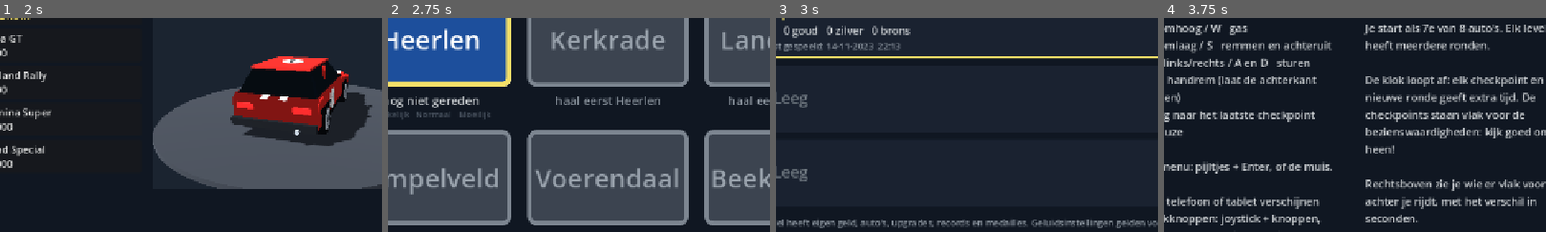
Above: before the commit, frames 1-4 (left to right).
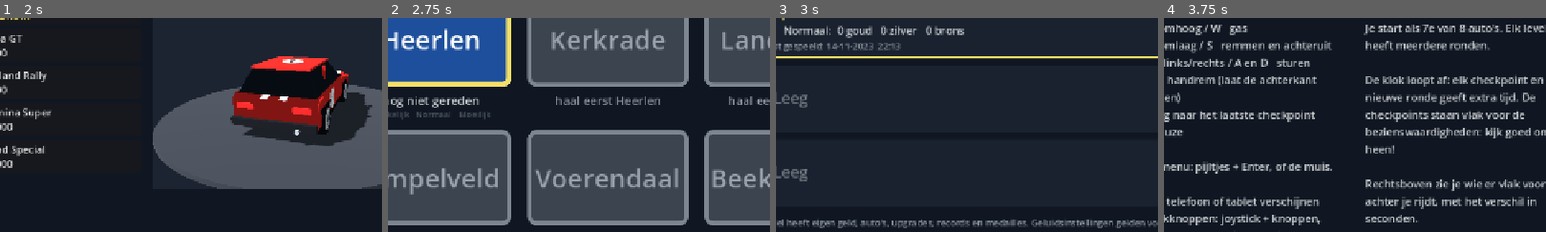
Above: after the commit, the same moments.

Repository: Clippie93/parkstad-racer
Game: Godot game, scene res://scenes/menu.tscn
The game is run twice, just before and just after one commit, with the same random seed, the same clock (stepped at 60 frames per second) and the same inputs. Sound files missing from this copy of the repository are replaced by a short silence.
Inputs:
- Up to frame 1 (2 s): click "Racen" at 0.5 s; click "Garage" at 1.25 s
- Up to frame 2 (2.75 s): click "Racen" at 2 s
- Up to frame 3 (3 s): click "Profiel" at 2.75 s
- Up to frame 4 (3.75 s): click "Uitleg" at 3.5 s
The pictures show only the part of the screen within x 10-60%, y 28-78%; the shares and areas given below are measured in that part.

Frames 1-2 are identical in both runs. In frame 3, 1.2% of the frame differs, in the area x 2-50%, y 3-10%; in frame 4, nothing differs.

Commit message:
Profielen: medailles van het huidige niveau tellen (niet het beste over alle niveaus)
Co-Authored-By: Claude Opus 5.5 <noreply@anthropic.com>

Diff:
--- a/scripts/game.gd
+++ b/scripts/game.gd
@@ -295,10 +295,12 @@
 
 # Samenvatting voor het profielscherm.
 func slot_info(i: int) -> Dictionary:
-    # per stad de beste medaille, op welke moeilijkheid dan ook
+    # per stad de medaille op het huidige niveau (zoals onder de steden in het Racen-menu);
+    # eerst telde de beste medaille op welk niveau dan ook, waardoor oude Makkelijk-goud
+    # de Normaal-resultaten verborg
     var medals := [0, 0, 0, 0]
     for lv in LEVELS:
-        medals[best_medal_any(String(lv["id"]), i)] += 1
+        medals[best_medal(String(lv["id"]), difficulty(), i)] += 1
     return {"name": profile_name(i), "money": int(_cfg.get_value(_sec("profile", i), "money", 0)),
         "gold": medals[3], "silver": medals[2], "bronze": medals[1],
         "last": int(_cfg.get_value(_sec("profile", i), "last", 0))}
--- a/scripts/menu.gd
+++ b/scripts/menu.gd
@@ -252,6 +252,15 @@
         if first_level != null:
             first_level.grab_focus()
 
+# Het profielscherm telt de medailles van het huidige niveau: na een ander niveau opnieuw opbouwen.
+func _rebuild_profile_page() -> void:
+    var at: int = profile_page.get_index()
+    profile_page.queue_free()
+    profile_page = _profile_page()
+    add_child(profile_page)
+    move_child(profile_page, at)
+    profile_page.visible = Game.menu_tab == "profile"
+
 func _profile_page() -> Control:
     var page := Control.new()
     page.set_anchors_preset(Control.PRESET_FULL_RECT)
@@ -305,7 +314,7 @@
         tag.add_theme_stylebox_override("normal", tsb)
         tag.size_flags_vertical = Control.SIZE_SHRINK_CENTER
         head.add_child(tag)
-    var line := "%s     %d goud   %d zilver   %d brons" % [Game.format_money(int(info["money"])), info["gold"], info["silver"], info["bronze"]]
+    var line := "%s     %s:  %d goud   %d zilver   %d brons" % [Game.format_money(int(info["money"])), Game.DIFFICULTIES[Game.difficulty()], info["gold"], info["silver"], info["bronze"]]
     var l2 := _label(line, 18, Color("cfd3d6"))
     l2.position = Vector2(26, 52)
     card.add_child(l2)
@@ -482,7 +491,8 @@
     opt3.select(Game.difficulty())
     opt3.item_selected.connect(func(idx: int):
         Game.set_difficulty(idx)
-        Header.refresh_who(self))
+        Header.refresh_who(self)
+        _rebuild_profile_page())
     page.add_child(opt3)
     var pol := CheckBox.new()
     pol.text = "Politie inschakelen"
